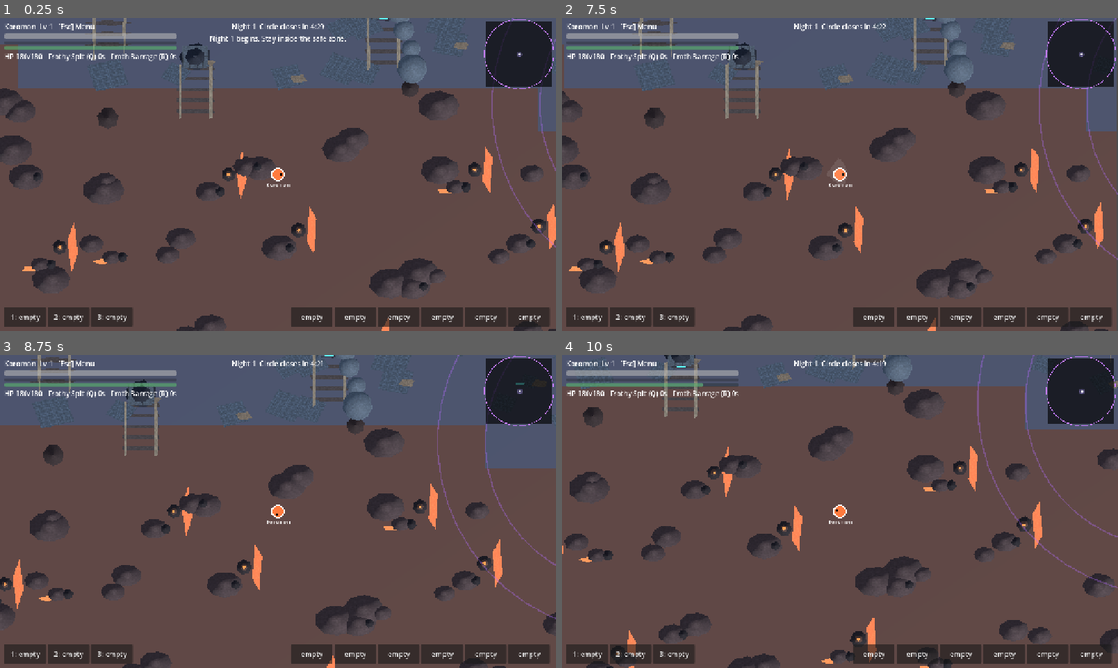
Above: before the commit, frames 1-4 (two rows, left to right).
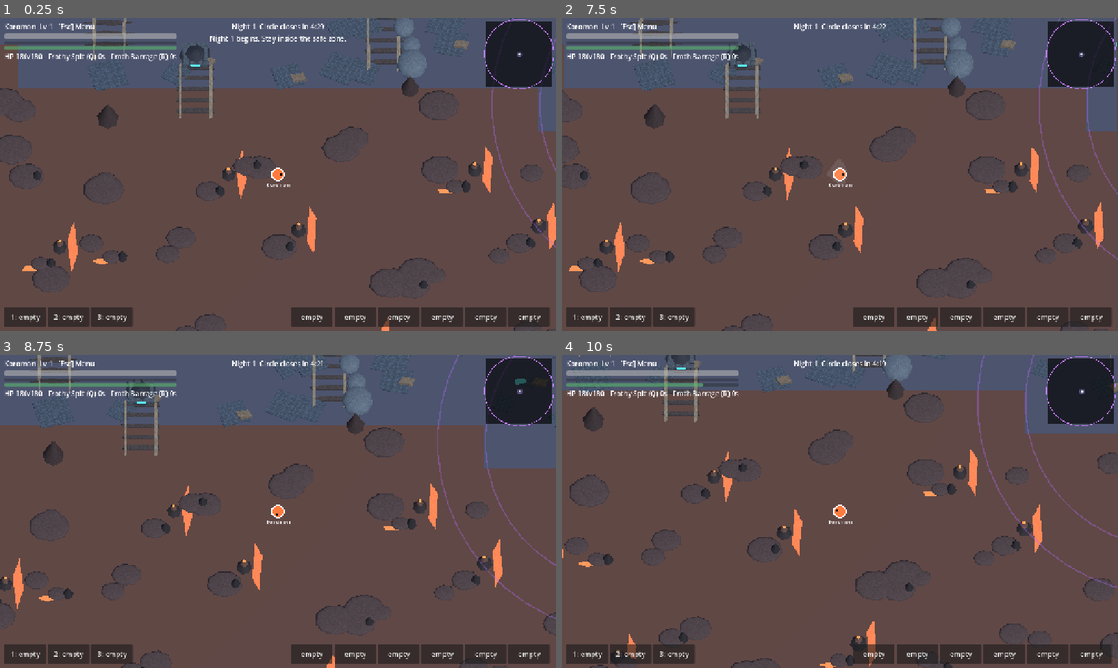
Above: after the commit, the same moments.

Repository: balaxguns/Digirogue-Coop
Game: Godot game, scene res://bugfixes-menu-down-update/scenes/run.tscn
The game is run twice, just before and just after one commit, with the same random seed, the same clock (stepped at 60 frames per second) and the same inputs. This scene is started directly instead of the project's main scene.
Inputs (mouse positions are in pixels of both pictures, inside the frame that each line leads up to):
- Up to frame 1 (0.25 s): no input
- Up to frame 2 (7.5 s): click "1: empty" at 0.5 s; click "2: empty" at 1.25 s; click "3: empty" at 2 s; click "empty" at 2.75 s; click "empty" at 3.5 s; click "empty" at 4.25 s; click "empty" at 5 s; click "empty" at 5.75 s; click "empty" at 6.5 s; tap Enter at 7.25 s; move the mouse to (962, 158) at 7.27 s; press the mouse at (962, 158) at 7.28 s; hold D (move_right) from 7.28 s (still down)
- Up to frame 3 (8.75 s): release D (move_right) at 8 s; release the mouse at (400, 495) at 8 s; drag from (166, 527) to (250, 574) at 8.02 s
- Up to frame 4 (10 s): tap Space (dodge) at 8.75, 8.85 s; move the mouse to (895, 442) at 8.77 s; hold D (move_right) 8.78-9.5 s; drag from (812, 574) to (673, 464) at 9.52 s

The runs differ from the first frame. In frame 1, 4.3% of the frame differs, in the area x 0-100%, y 0-100%; in frame 2, 4.0%; in frame 3, 3.7%; in frame 4, 6.8%.

Commit message:
Tilt expedition camera for angled 3D scenery while preserving 2D ground-coordinate alignment

Diff:
--- a/scripts/expedition_terrain.gd
+++ b/scripts/expedition_terrain.gd
@@ -1,6 +1,7 @@
 extends Node3D
 ## Shared expedition terrain renderer. Gameplay coordinates remain authoritative in run.gd.
 const SCALE := 0.20
+const CAMERA_TILT := 0.48 # radians from vertical; maintains aligned ground projection
 const COLORS := [
 	Color("#243c2b"), Color("#718fa6"), Color("#8e7048"),
 	Color("#42475b"), Color("#31565d"), Color("#553b36")
@@ -29,10 +30,15 @@
 	add_child(sun)
 	camera = Camera3D.new()
 	camera.projection = Camera3D.PROJECTION_ORTHOGONAL
-	camera.rotation = Vector3(-PI / 2.0, 0, 0)
+	camera.rotation = Vector3(-PI / 2.0 + CAMERA_TILT, 0, 0)
 	camera.position = Vector3(0, 550, 0)
 	camera.current = true
 	add_child(camera)
+	# Compensate for foreshortening so the 3D ground remains registered
+	# with the existing 2D player, enemies, projectiles and collision grid.
+	var stretch: float = 1.0 / cos(CAMERA_TILT)
+	geometry.scale.z = stretch
+	digital_props.scale.z = stretch
 
 func _mat(color: Color) -> StandardMaterial3D:
 	var mat := StandardMaterial3D.new()
@@ -123,4 +129,7 @@
 
 func follow(world_center: Vector2, viewport_height: float) -> void:
 	camera.position = _position(world_center, 550.0)
+	# At a tilted angle the projected ground center must be offset to match
+	# the camera target (rather than allowing a fixed vertical displacement).
+	camera.position.z += 550.0 * tan(CAMERA_TILT)
 	camera.size = viewport_height * SCALE
